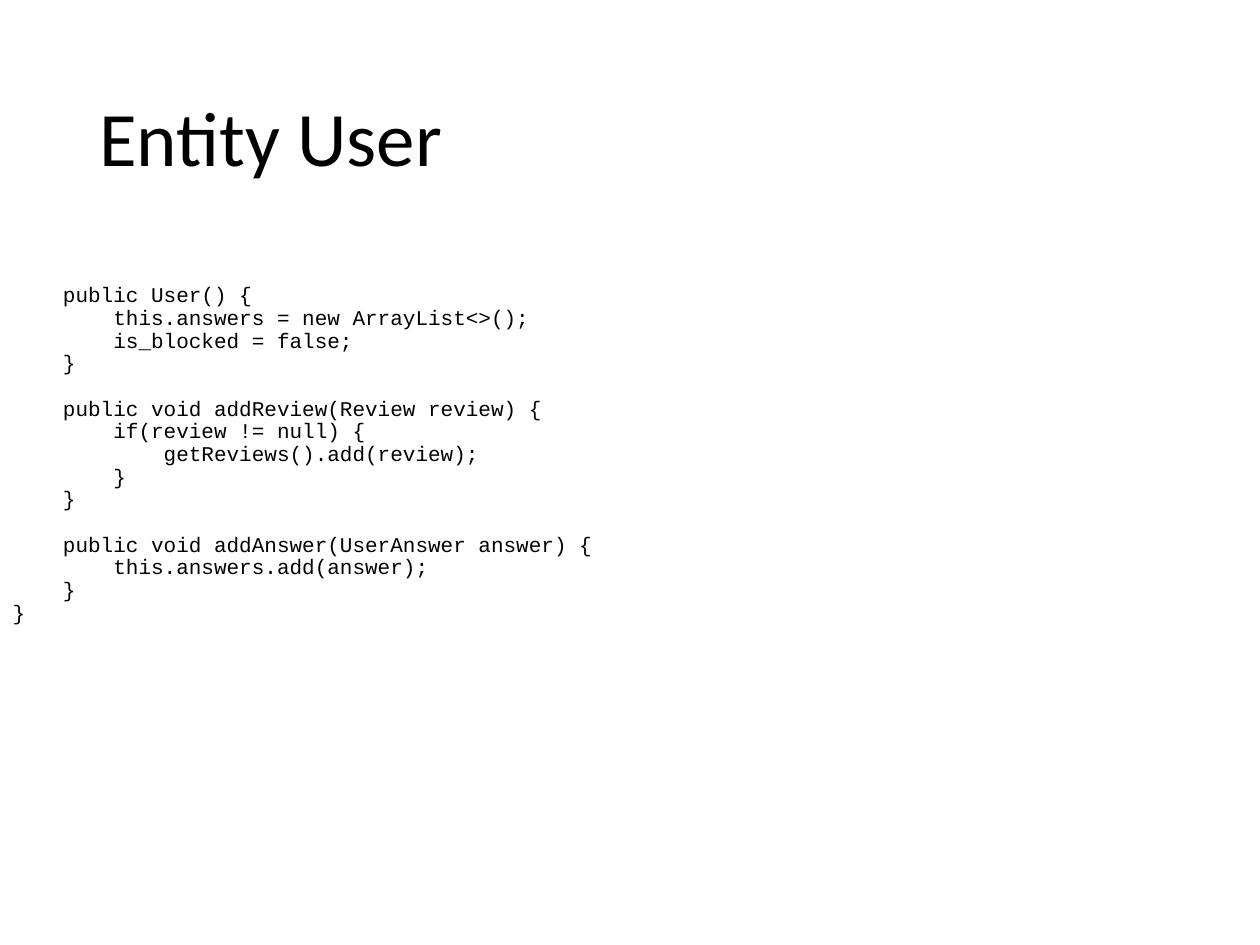
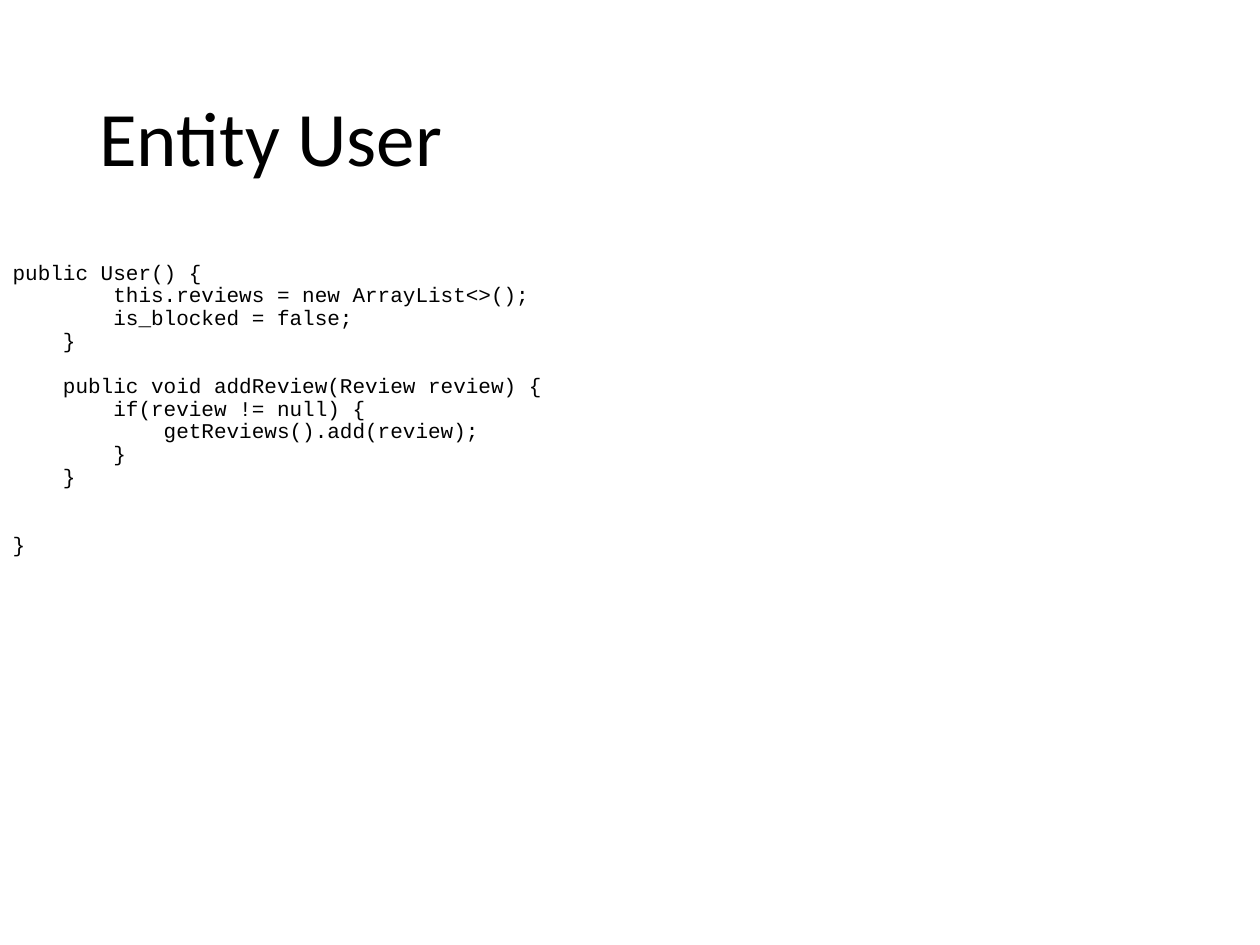
Before and after one commit to catonzio/DB2project, a slide deck: slide 19 of DB2project.pptx. Drawn at 1260x945 pixels with LibreOffice and Linux fonts; fonts in the diff are those of the drawing. Boxes give left, top, right and bottom in pixels: in the first picture for what was removed or moved away, otherwise in the second. Text is boxed around its words. In the diff, an @@ line names an element or a change of style, - is before the commit and + after.

```diff
--- a/DB2project.pptx
+++ b/DB2project.pptx
@@ text at (13, 265, 529, 443): text changed @@
-public User() {
-this.answers = new ArrayList<>();
-is_blocked = false;
-}
-public void addReview(Review review) {
-if(review != null) {
-getReviews().add(review);
-}
-}
-public void addAnswer(UserAnswer answer) {
-this.answers.add(answer);
-}
-}
+public User() {
+this.reviews = new ArrayList<>();
+is_blocked = false;
+}
+public void addReview(Review review) {
+if(review != null) {
+getReviews().add(review);
+}
+}
+}
```
Also in this commit, not shown: 9 other slides changed, 4 slides added, 2 other files.
